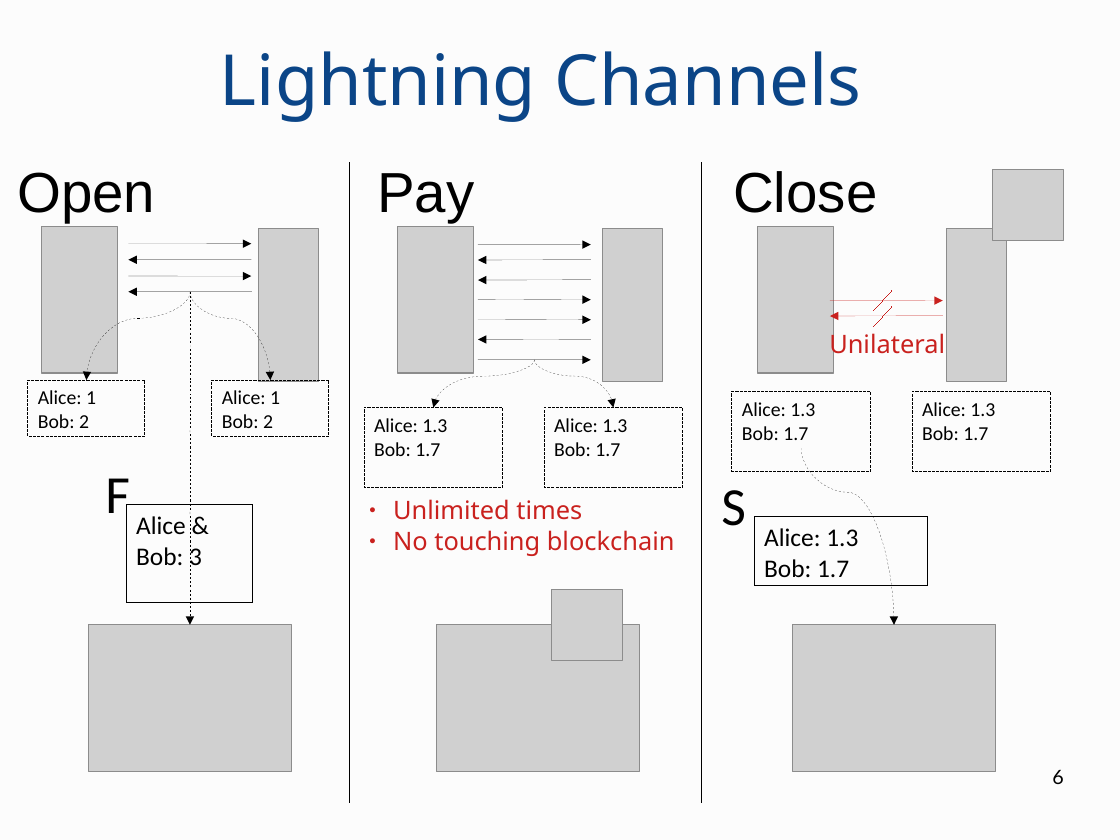
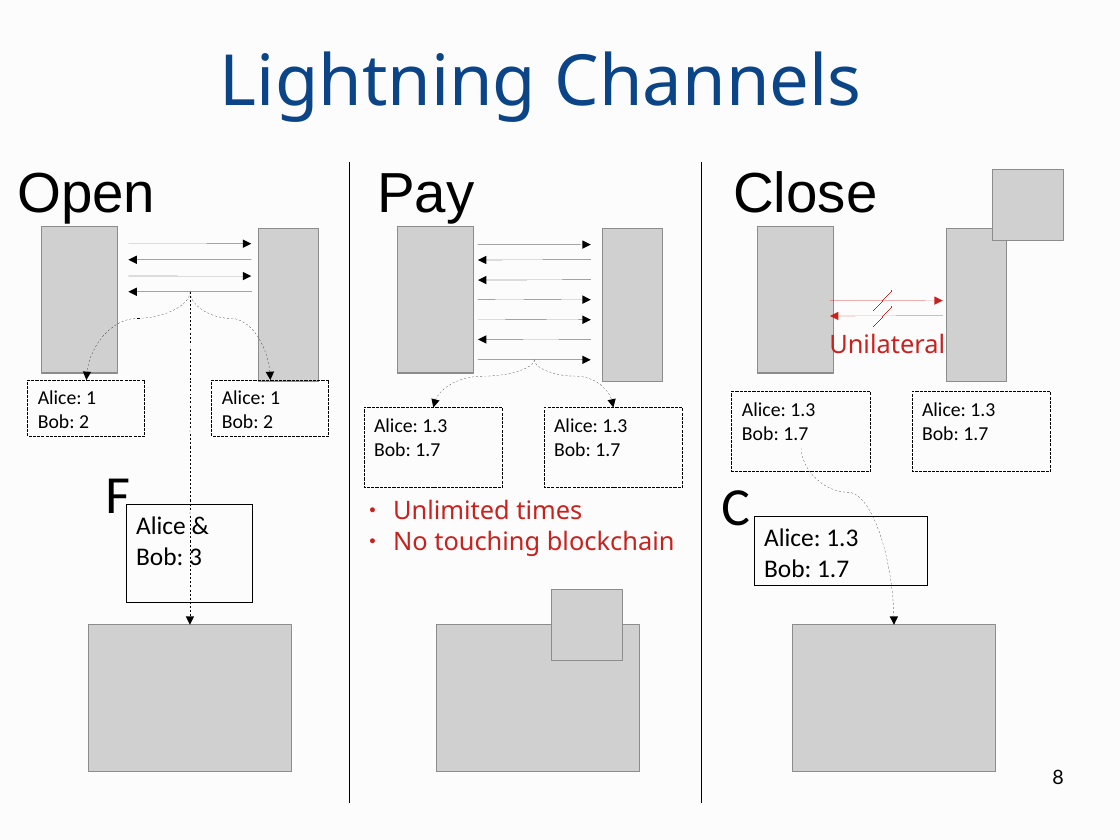
Before and after one commit to OrfeasLitos/PaymentChannels, a slide deck: slide 8 of paper-slides/presentation.odp (slide 6 before the commit). Drawn at 1120x840 pixels with LibreOffice and Linux fonts; fonts in the diff are those of the drawing; grey boxes stand for pictures. Boxes give left, top, right and bottom in pixels: in the first picture for what was removed or moved away, otherwise in the second. Text is boxed around its words. In the diff, an @@ line names an element or a change of style, - is before the commit and + after.

Commit message:
Shorten presentation to 5', fix typos

```diff
--- a/paper-slides/presentation.odp
+++ b/paper-slides/presentation.odp
@@ text at bbox=[721, 490, 750, 526]: text changed @@
-S
+C
@@ page number at bbox=[1052, 769, 1063, 784]: text changed @@
-6
+8
```
Also in this commit, not shown: 2 other slides changed, 3 slides added, 1 slide removed, 1 other file.
